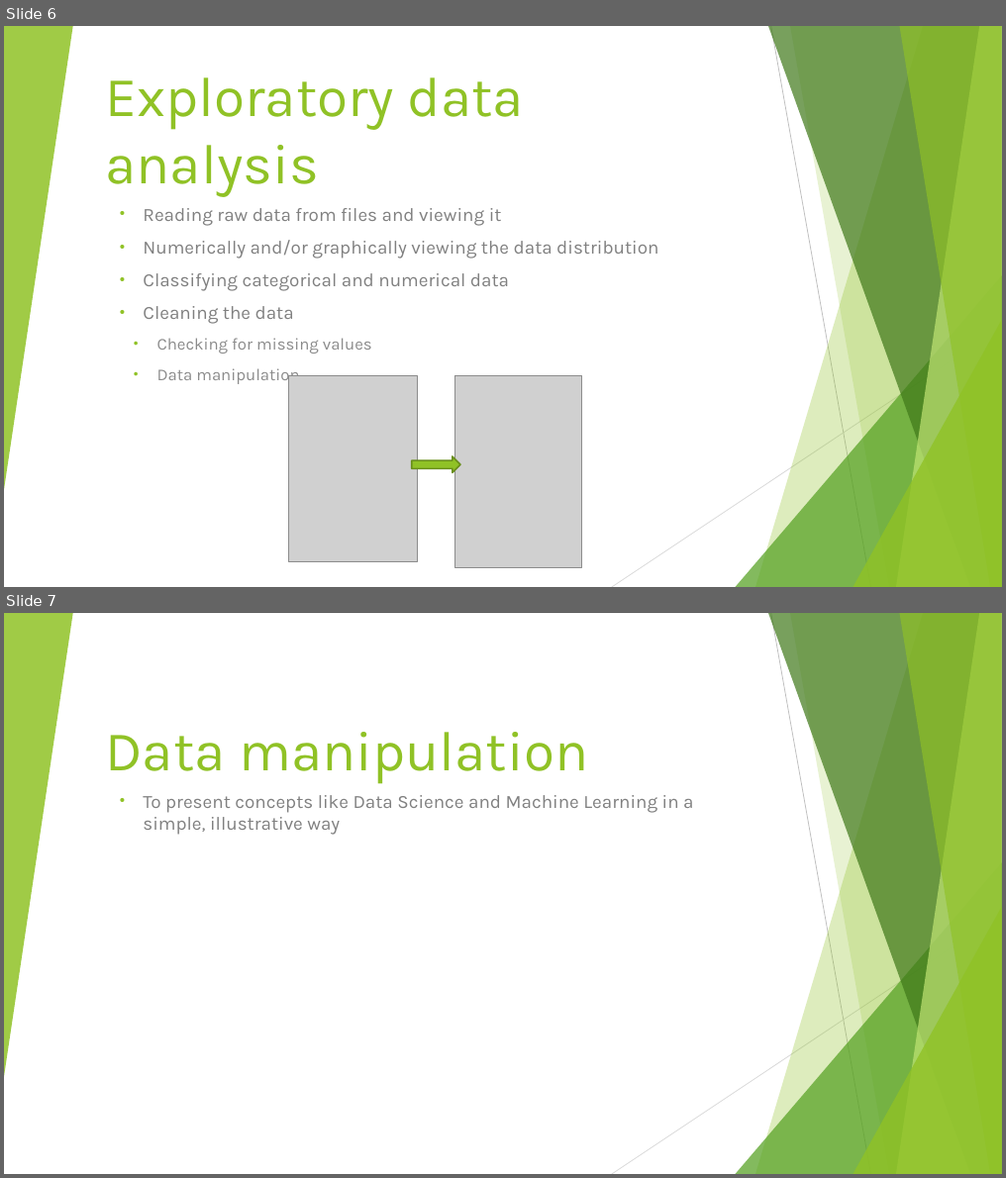
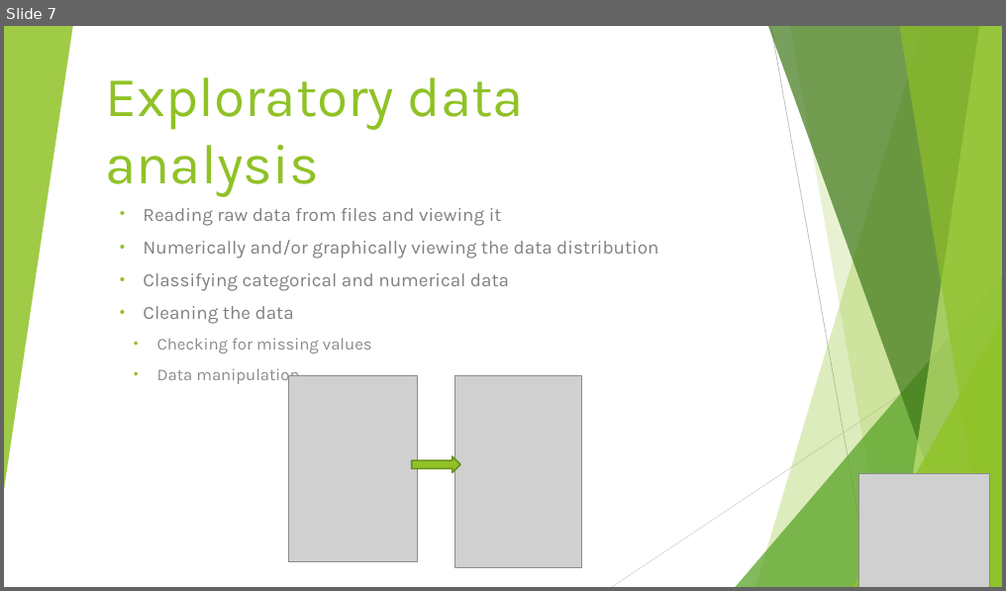
Before and after one commit to Tirtharaj-1111/wolftech-learning-tirtharaj, a slide deck: data-science-adv-python/Data Science w Advanced Python.pptx. Shown one above the other, each under a label of ours: slides 6 and 7 before the commit, slide 7 after it. The pictures are 1006x1178 and 1006x591 pixels, drawn with LibreOffice and Linux fonts; fonts in the diff are those of the drawing; grey boxes stand for pictures. Boxes give left, top, right and bottom in pixels: in the first picture for what was removed or moved away, otherwise in the second. Text is boxed around its words. In the diff, an @@ line names an element or a change of style, - is before the commit and + after.

Commit message:
Data Science w/ Adv. Python docs-update2

```diff
--- a/data-science-adv-python/Data Science w Advanced Python.pptx
+++ b/data-science-adv-python/Data Science w Advanced Python.pptx
@@ slide 7 removed at box(4, 613, 1002, 1174), background #FFFFFF; not listed: 10 template elements that a slide beside it also shows @@
@@ title removed at box(106, 732, 588, 784) @@
-Data manipulation
@@ subtitle removed at box(143, 795, 693, 835) @@
-• To present concepts like Data Science and Machine Learning in a simple, illustrative way
@@ what was slide 6 is now slide 7 @@
@@ slide 7 changed as well @@
@@ picture added at box(859, 474, 990, 587) @@
```
Also in this commit, not shown: 11 other slides changed, 1 slide added.
